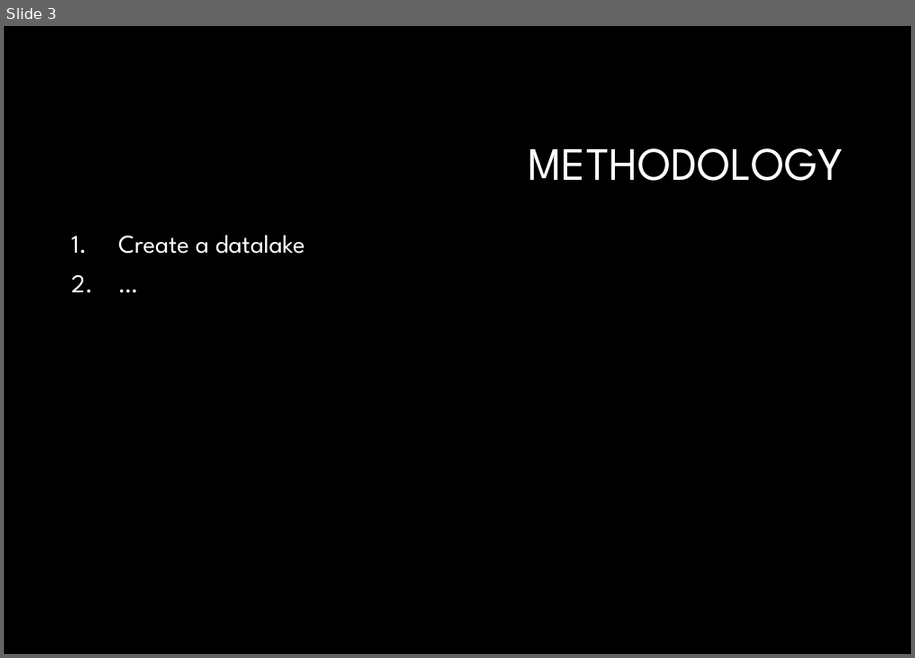
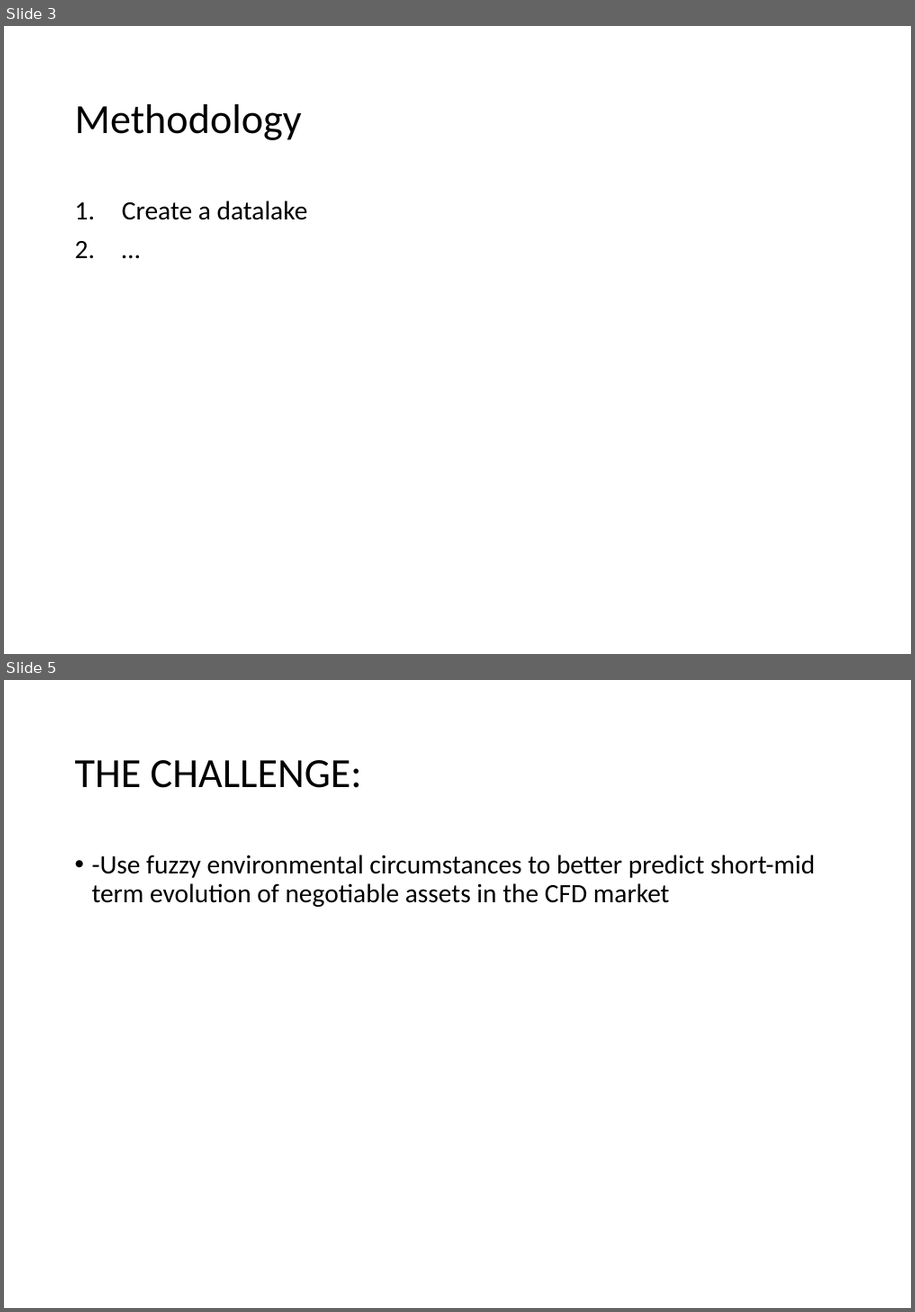
Before and after one commit to databellum-ai/climatrade, a slide deck: docs/climatrade.pptx. Shown one above the other, each under a label of ours: slide 3 before the commit, slides 3 and 5 after it; the slides between them are not shown. The pictures are 915x658 and 915x1312 pixels, drawn with LibreOffice and Linux fonts; fonts in the diff are those of the drawing; background and template pictures are left out. Boxes give left, top, right and bottom in pixels: in the first picture for what was removed or moved away, otherwise in the second. Text is boxed around its words. In the diff, an @@ line names an element or a change of style, - is before the commit and + after.

```diff
--- a/docs/climatrade.pptx
+++ b/docs/climatrade.pptx
@@ slide 5 added at <box>4,680,911,1308</box>, background #FFFFFF @@
@@ title added at <box>75,760,362,788</box>, 35.8 pt, text #000000 @@
+THE CHALLENGE:
@@ text added at <box>92,855,815,907</box>, 22.8 pt, text #000000 @@
+• -Use fuzzy environmental circumstances to better predict short-mid term evolution of negotiable assets in the CFD market
@@ slide 3 changed as well @@
@@ background #000000 to #FFFFFF @@
@@ title at <box>75,104,302,140</box>: text changed; size 40 to 35.8 pt; font League Spartan to Calibri; text colour #FFFFFF to #000000 @@
-METHODOLOGY
+Methodology
@@ text "Create a datalake": place and size @@
-text "Create a datalake" at <box>118,235,306,254</box>
+text "Create a datalake" at <box>122,201,308,220</box>
@@ text "Create a datalake" at <box>122,201,308,220</box>: size 22 to 22.8 pt, font League Spartan to Calibri, text colour #FFFFFF to #000000; less space between paragraphs @@
```
Also in this commit, not shown: 2 other slides changed, 6 other slides added, 2 other files.
